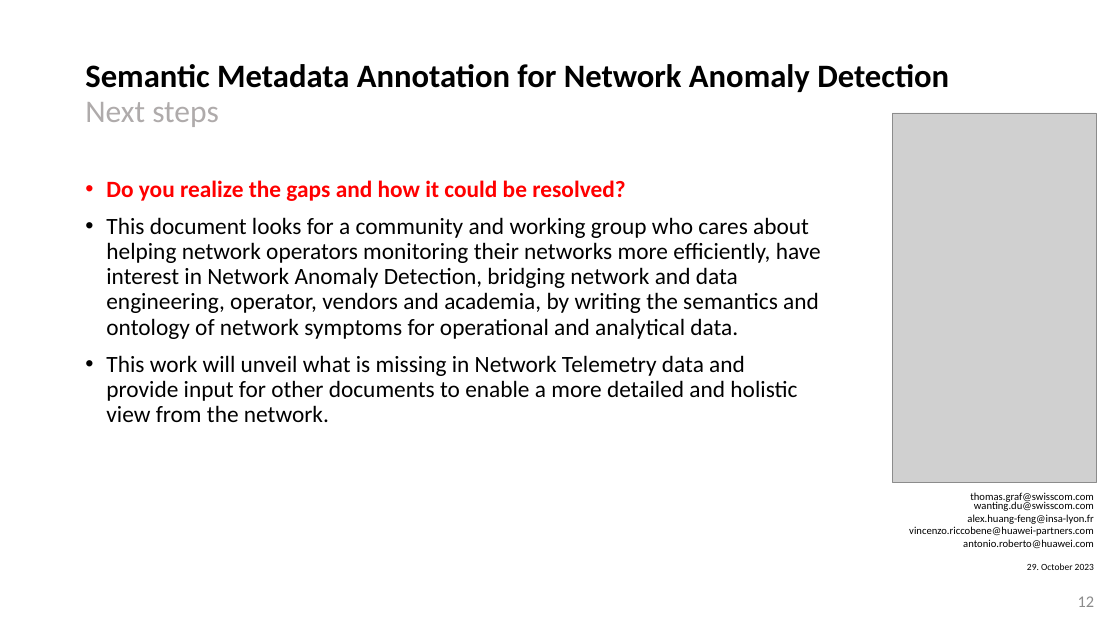
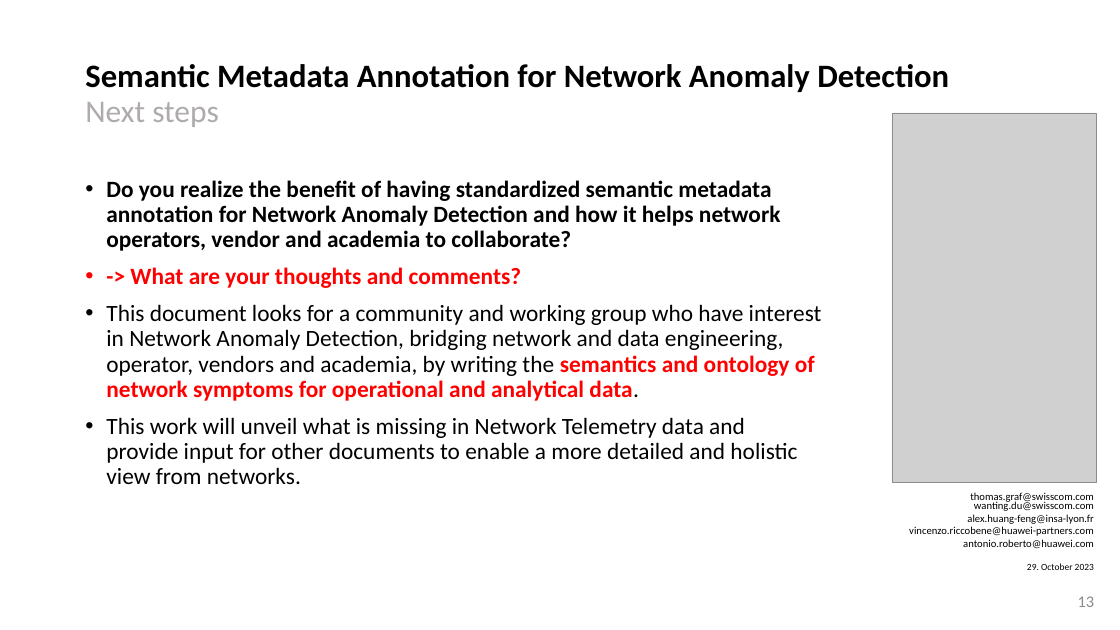
Before and after one commit to network-analytics/ietf-network-analytics-document-status, a slide deck: slide 13 of 118/NMRG/draft-netana-opsawg-nmrg-network-anomaly-semantics-01.pptx (slide 12 before the commit). Drawn at 1120x630 pixels with LibreOffice and Linux fonts; fonts in the diff are those of the drawing; grey boxes stand for pictures. Boxes give left, top, right and bottom in pixels: in the first picture for what was removed or moved away, otherwise in the second. Text is boxed around its words. In the diff, an @@ line names an element or a change of style, - is before the commit and + after.

```diff
--- a/118/NMRG/draft-netana-opsawg-nmrg-network-anomaly-semantics-01.pptx
+++ b/118/NMRG/draft-netana-opsawg-nmrg-network-anomaly-semantics-01.pptx
@@ text at [106, 180, 822, 484]: text changed @@
-• Do you realize the gaps and how it could be resolved?
-• This document looks for a community and working group who cares about helping network operators monitoring their networks more efficiently, have interest in Network Anomaly Detection, bridging network and data engineering, operator, vendors and academia, by writing the semantics and ontology of network symptoms for operational and analytical data.
-• This work will unveil what is missing in Network Telemetry data and provide input for other documents to enable a more detailed and holistic view from the network.
+• Do you realize the benefit of having standardized semantic metadata annotation for Network Anomaly Detection and how it helps network operators, vendor and academia to collaborate?
+• -> What are your thoughts and comments?
+• This document looks for a community and working group who have interest in Network Anomaly Detection, bridging network and data engineering, operator, vendors and academia, by writing the semantics and ontology of network symptoms for operational and analytical data.
+• This work will unveil what is missing in Network Telemetry data and provide input for other documents to enable a more detailed and holistic view from networks.
@@ page number at [1078, 596, 1095, 607]: text changed @@
-12
+13
```
Also in this commit, not shown: 10 other slides changed, 1 slide added, 2 other files.
